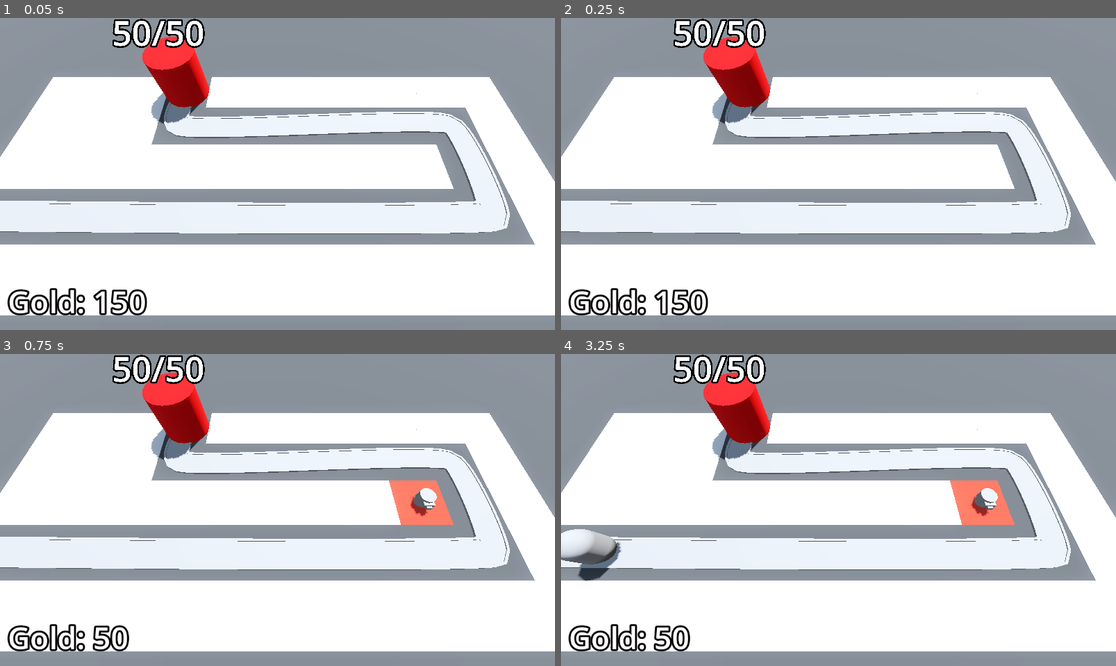
Above: before the commit, frames 1-4 (two rows, left to right).
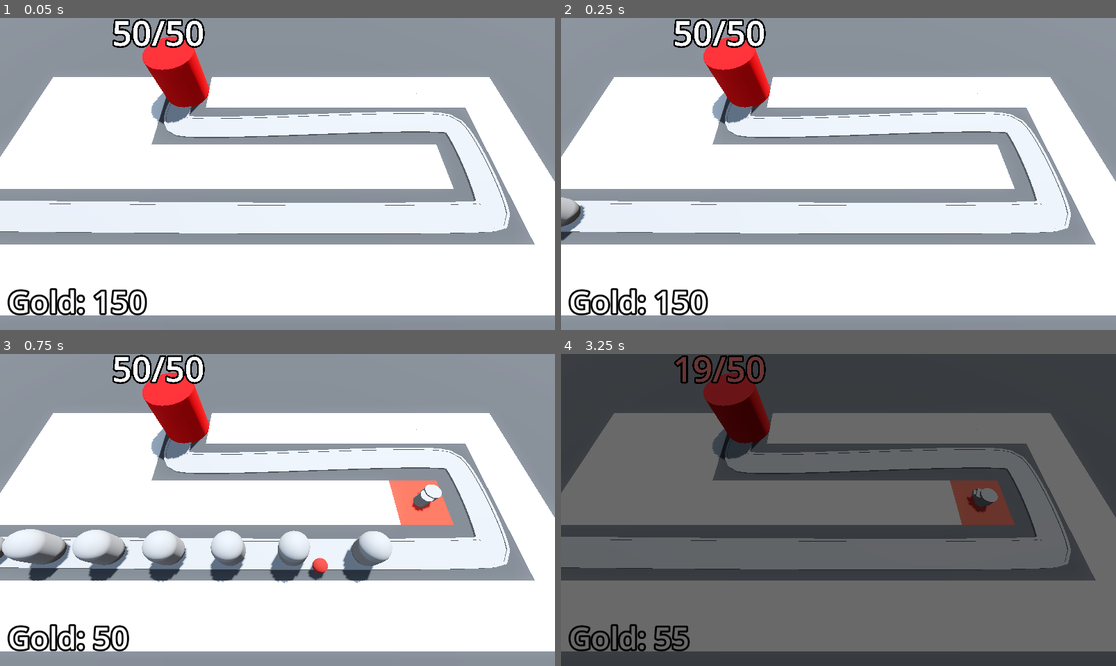
Above: after the commit, the same moments.

Repository: beltranbot/barbarian-blaster
Game: Godot game, scene res://BaseLevel.tscn
The game is run twice, just before and just after one commit, with the same random seed, the same clock (stepped at 60 frames per second) and the same inputs.
Inputs (mouse positions are in pixels of both pictures, inside the frame that each line leads up to):
- Up to frame 1 (0.05 s): no input
- Up to frame 2 (0.25 s): no input
- Up to frame 3 (0.75 s): move the mouse to (399, 494) at 0.52 s; press the mouse at (399, 494) at 0.53 s
- Up to frame 4 (3.25 s): move the mouse to (727, 525) at 1.27 s; release the mouse at (727, 525) at 1.28 s; click (727, 525) at 1.35 s; move the mouse to (894, 441) at 2.02 s; press the mouse at (894, 441) at 2.03 s; move the mouse to (810, 572) at 2.77 s; release the mouse at (810, 572) at 2.78 s; click (810, 572) at 2.85 s

Frame 1 is identical in both runs. In frame 2, 0.4% of the frame differs, in the area x 0-5%, y 57-72%; in frame 3, 5.1%; in frame 4, 99%, in the area x 0-100%, y 0-100%.

Commit message:
3.27 Ending the game

Diff:
--- a/Base/base.gd
+++ b/Base/base.gd
@@ -20,6 +20,7 @@
 
 func _ready() -> void:
 	current_health = max_health
+	Engine.time_scale = 20
 
 func take_damage() -> void:
 	current_health -= 1
--- a/BaseLevel.tscn
+++ b/BaseLevel.tscn
@@ -64,11 +64,12 @@
 "cells": PackedInt32Array(65535, 65534, 0, 65530, 65535, 0, 4, 65535, 0, 65530, 65534, 0, 65531, 65534, 0, 65532, 65534 …(366 unchanged characters)…
 }
 
-[node name="EnemyPath" type="Path3D" parent="." node_paths=PackedStringArray("difficulty_manager")]
+[node name="EnemyPath" type="Path3D" parent="." node_paths=PackedStringArray("difficulty_manager", "victory_layer")]
 curve = SubResource("Curve3D_f6eyc")
 script = ExtResource("3_xwrq2")
 enemy_scene = ExtResource("2_a3eqb")
 difficulty_manager = NodePath("../DifficultyManager")
+victory_layer = NodePath("../VictoryLayer")
 
 [node name="Road" type="CSGPolygon3D" parent="EnemyPath"]
 polygon = PackedVector2Array(-1, 0, -1, 0.1, 1, 0.1, 1, 0)
@@ -78,7 +79,7 @@
 path_interval = 0.5
 path_simplify_angle = 0.0
 path_rotation = 2
-path_local = false
+path_local = true
 path_continuous_u = true
 path_u_distance = 1.0
 path_joined = false
@@ -91,7 +92,7 @@
 path_interval = 0.5
 path_simplify_angle = 0.0
 path_rotation = 2
-path_local = false
+path_local = true
 path_continuous_u = true
 path_u_distance = 1.0
 path_joined = false
@@ -104,7 +105,7 @@
 path_interval = 0.5
 path_simplify_angle = 0.0
 path_rotation = 2
-path_local = false
+path_local = true
 path_continuous_u = true
 path_u_distance = 1.0
 path_joined = false
@@ -144,5 +145,16 @@
 
 [node name="DifficultyManager" parent="." instance=ExtResource("9_8owoa")]
 
+[node name="VictoryLayer" type="CanvasLayer" parent="."]
+visible = false
+
+[node name="ColorRect" type="ColorRect" parent="VictoryLayer"]
+anchors_preset = 15
+anchor_right = 1.0
+anchor_bottom = 1.0
+grow_horizontal = 2
+grow_vertical = 2
+color = Color(0, 0, 0, 0.588235)
+
 [connection signal="timeout" from="EnemyPath/Timer" to="EnemyPath" method="_on_timer_timeout"]
 [connection signal="stop_spawning_enemies" from="DifficultyManager" to="EnemyPath" method="_on_difficulty_manager_stop_spawning_enemies"]
--- a/Enemy/enemy.gd
+++ b/Enemy/enemy.gd
@@ -20,8 +20,6 @@
 
 func _ready() -> void:
 	current_health = max_health
-	Engine.time_scale = 3
-
 
 # Called every frame. 'delta' is the elapsed time since the previous frame.
 func _process(delta: float) -> void:
--- a/enemy_path.gd
+++ b/enemy_path.gd
@@ -2,6 +2,7 @@
 
 @export var enemy_scene: PackedScene
 @export var difficulty_manager: Node
+@export var victory_layer: CanvasLayer
 @onready var timer: Timer = $Timer
 
 func spawn_enemy() -> void:
@@ -9,9 +10,17 @@
 	new_enemy.max_health = difficulty_manager.get_enemy_health()
 	add_child(new_enemy)
 	timer.wait_time = difficulty_manager.get_spawn_time()
+	new_enemy.tree_exited.connect(enemy_defeated)
 
 func _on_timer_timeout() -> void:
 	spawn_enemy()
 
 func _on_difficulty_manager_stop_spawning_enemies() -> void:
 	timer.stop()
+
+func enemy_defeated() -> void:
+	if timer.is_stopped():
+		for child in get_children():
+			if child is PathFollow3D:
+				return
+		victory_layer.visible = true
